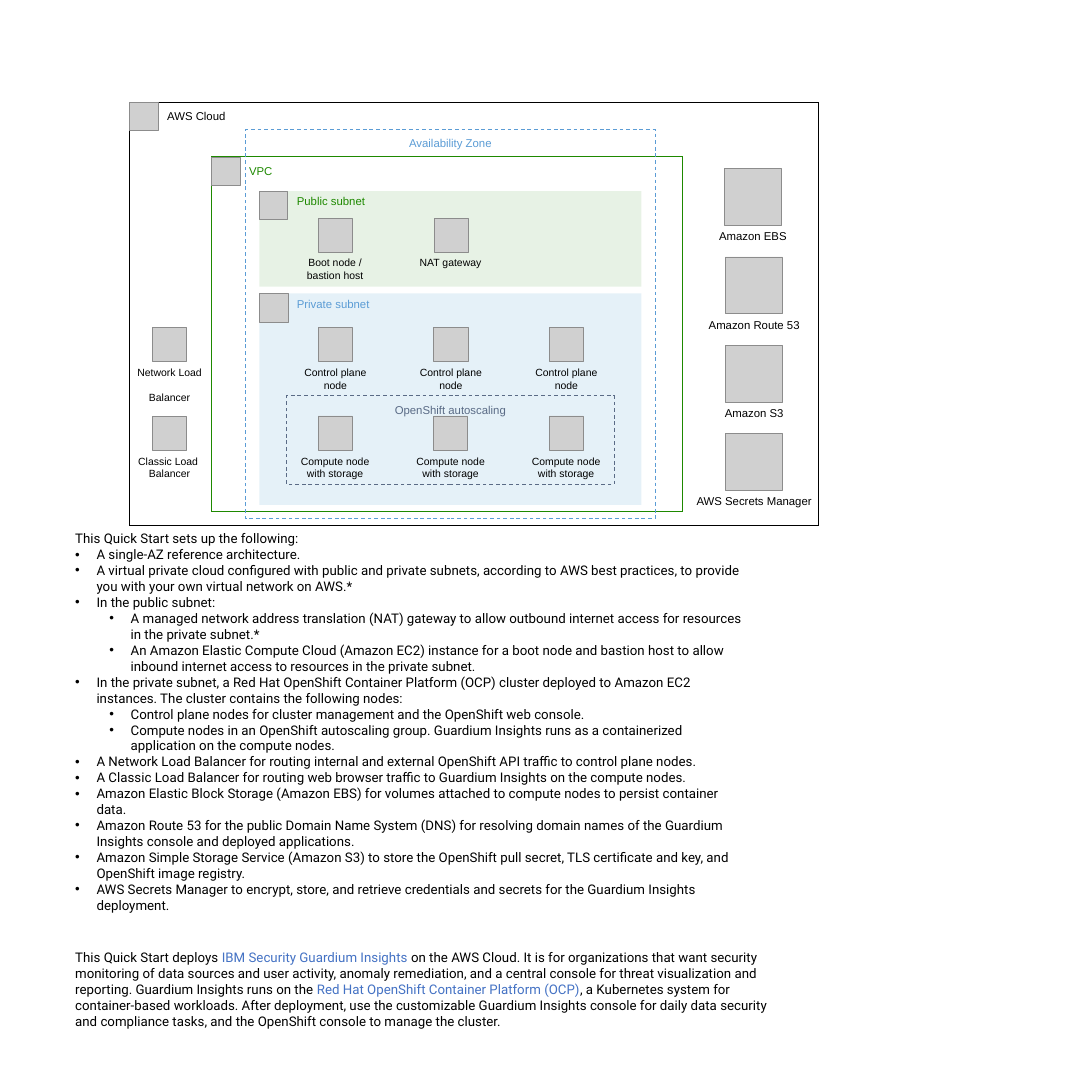
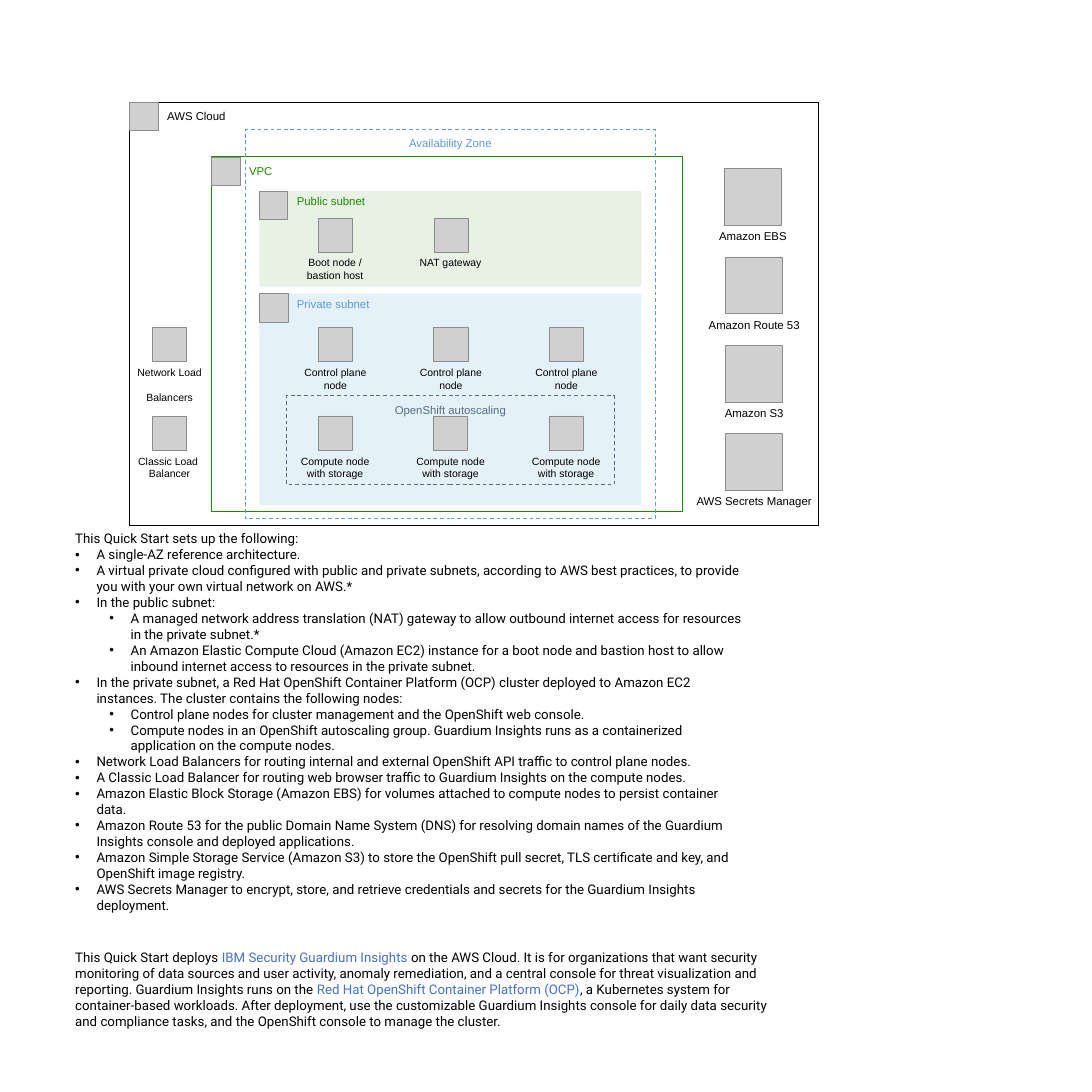
Before and after one commit to aws-quickstart/quickstart-ibm-security-guardium-insights, a slide deck: slide 1 of docs/deployment_guide/images/guardium-insights-architecture-diagram.pptx. Drawn at 1092x1092 pixels with LibreOffice and Linux fonts; fonts in the diff are those of the drawing; grey boxes stand for pictures. Boxes give left, top, right and bottom in pixels: in the first picture for what was removed or moved away, otherwise in the second. Text is boxed around its words. In the diff, an @@ line names an element or a change of style, - is before the commit and + after.

```diff
--- a/docs/deployment_guide/images/guardium-insights-architecture-diagram.pptx
+++ b/docs/deployment_guide/images/guardium-insights-architecture-diagram.pptx
@@ text at [137, 368, 202, 401]: text changed @@
-Network Load
-Balancer
+Network Load
+Balancers
@@ text at [97, 756, 691, 769]: text changed @@
-• A Network Load Balancer for routing internal and external OpenShift API traffic to control plane nodes.
+• Network Load Balancers for routing internal and external OpenShift API traffic to control plane nodes.
```
Also in this commit, not shown: 1 other file.
